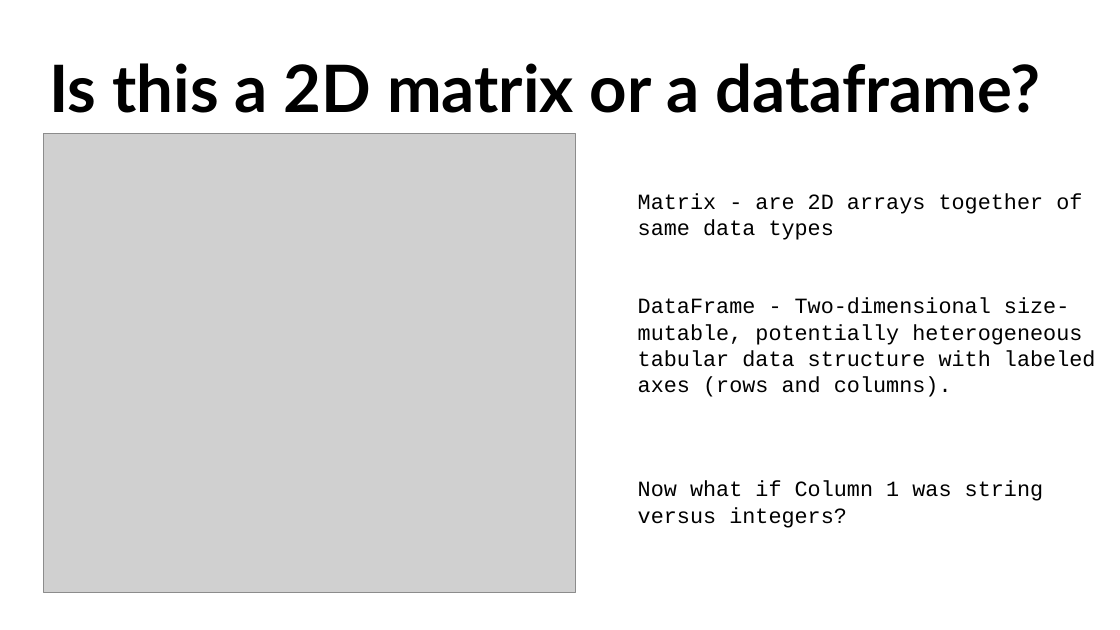
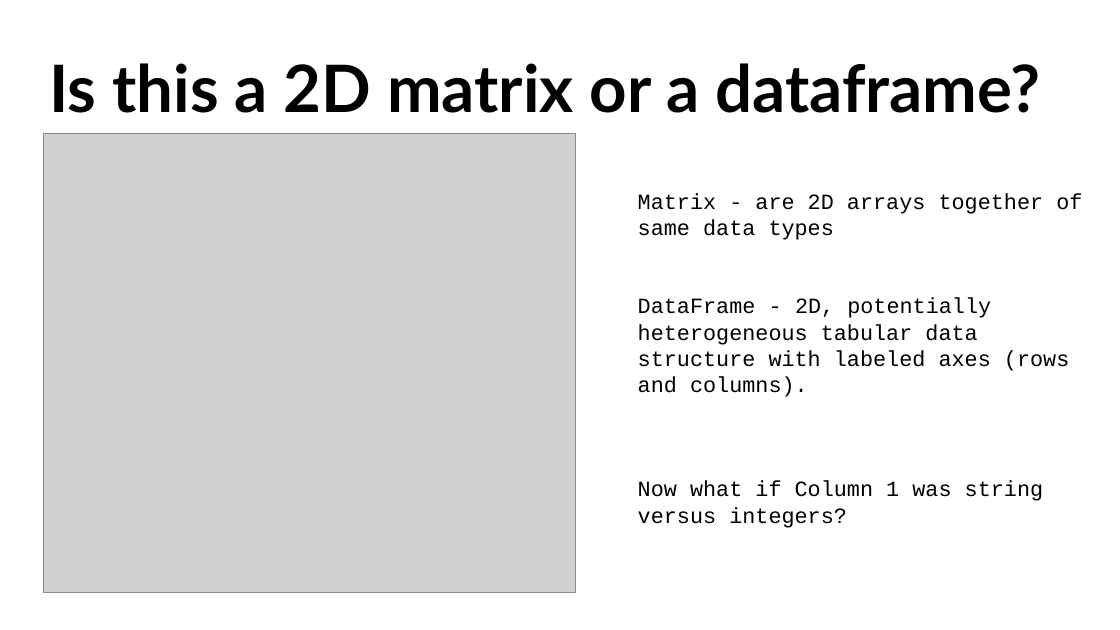
Before and after one commit to monipip3/wwcdc, a slide deck: slide 3 of pandas/WWCD_Pandas.pptx. Drawn at 1120x630 pixels with LibreOffice and Linux fonts; fonts in the diff are those of the drawing; grey boxes stand for pictures. Boxes give left, top, right and bottom in pixels: in the first picture for what was removed or moved away, otherwise in the second. Text is boxed around its words. In the diff, an @@ line names an element or a change of style, - is before the commit and + after.

```diff
--- a/pandas/WWCD_Pandas.pptx
+++ b/pandas/WWCD_Pandas.pptx
@@ text at (638,298,1069,397): text changed @@
-DataFrame - Two-dimensional size-mutable, potentially heterogeneous tabular data structure with labeled axes (rows and columns).
+DataFrame - 2D, potentially heterogeneous tabular data structure with labeled axes (rows and columns).
```
Also in this commit, not shown: 3 other slides changed.
